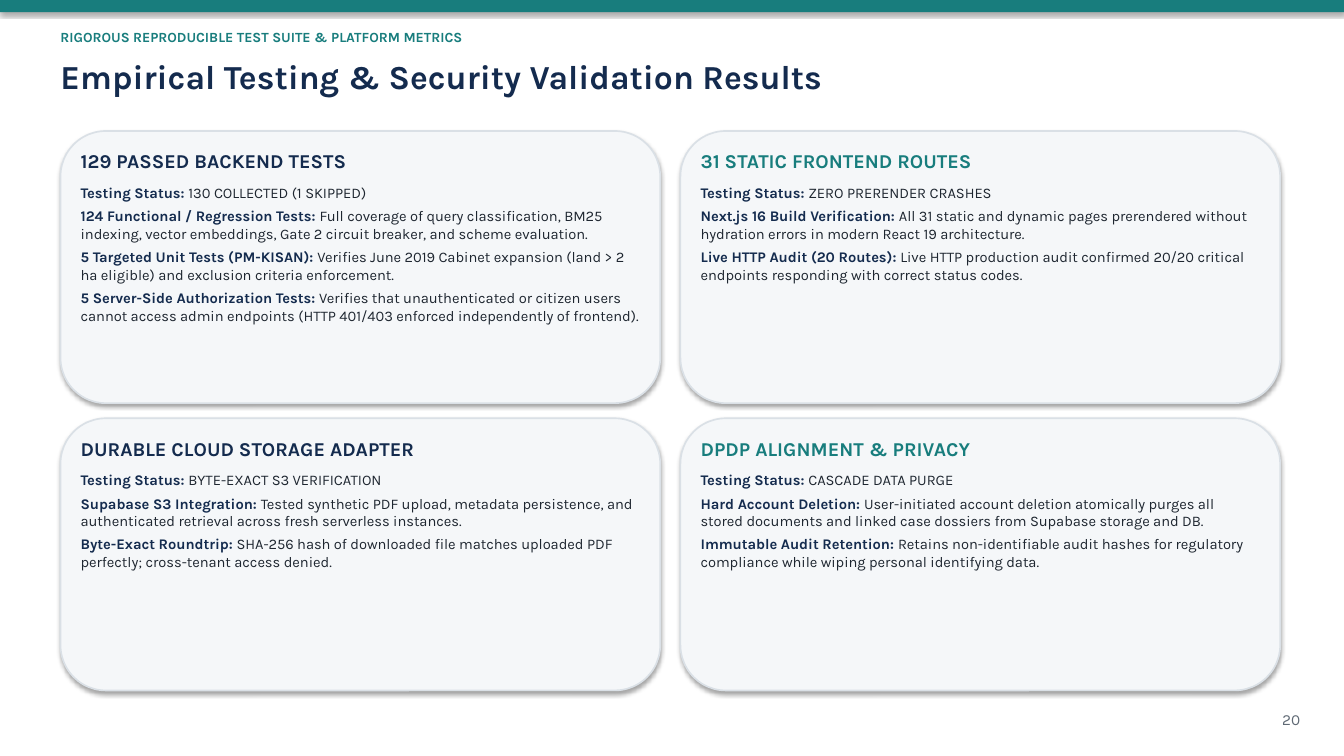
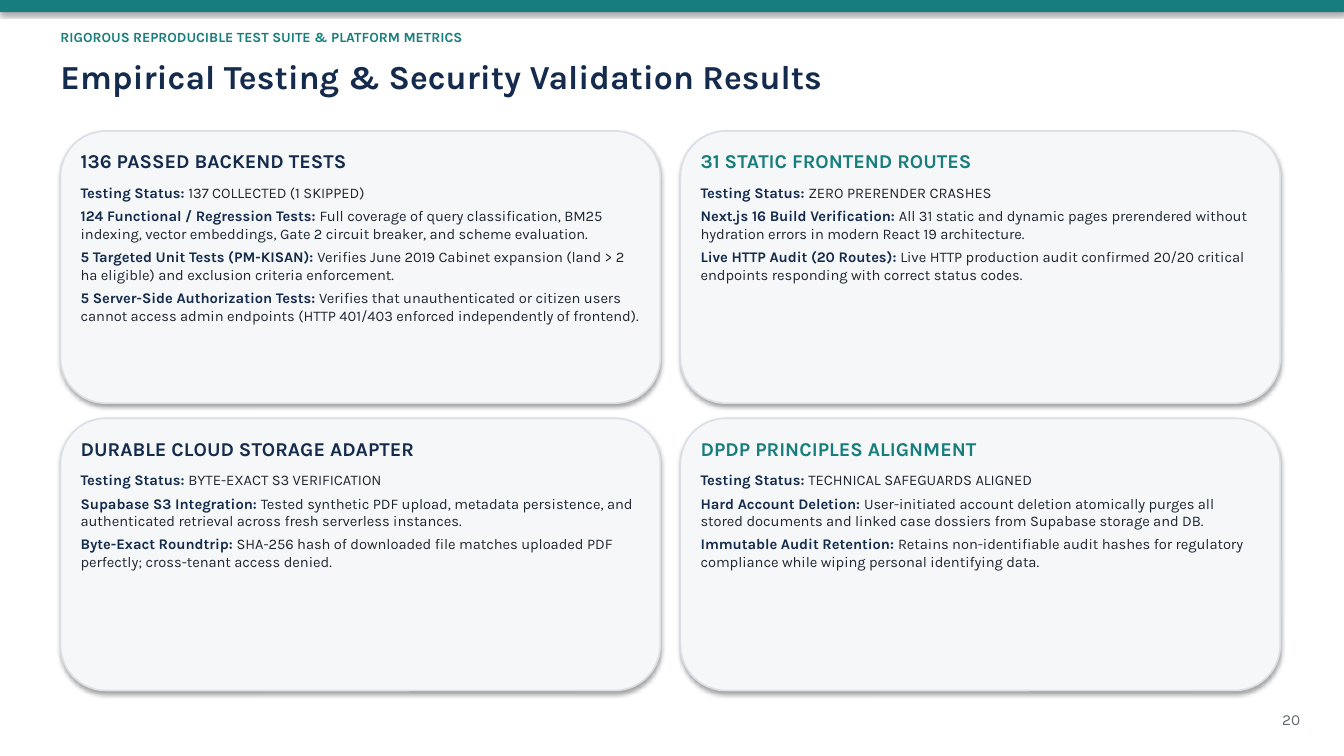
Before and after one commit to DEVANSHSAVLA/Finalyear_MajorProject, a slide deck: slide 20 of docs/review-2-submission/CivicSphere_AI_Review_2_Presentation.pptx. Drawn at 1344x756 pixels with LibreOffice and Linux fonts; fonts in the diff are those of the drawing. Boxes give left, top, right and bottom in pixels: in the first picture for what was removed or moved away, otherwise in the second. Text is boxed around its words. In the diff, an @@ line names an element or a change of style, - is before the commit and + after.

Commit message:
fix(review-2): finalize technical accuracy, latex reproducibility, and submission closure

```diff
--- a/docs/review-2-submission/CivicSphere_AI_Review_2_Presentation.pptx
+++ b/docs/review-2-submission/CivicSphere_AI_Review_2_Presentation.pptx
@@ text at (x1=81, y1=155, x2=364, y2=202): text changed @@
-129 PASSED BACKEND TESTS
-Testing Status: 130 COLLECTED (1 SKIPPED)
+136 PASSED BACKEND TESTS
+Testing Status: 137 COLLECTED (1 SKIPPED)
@@ text at (x1=701, y1=443, x2=1033, y2=489): text changed; text colour #187D7D to #1E2630 @@
-DPDP ALIGNMENT & PRIVACY
-Testing Status: CASCADE DATA PURGE
+DPDP PRINCIPLES ALIGNMENT
+Testing Status: TECHNICAL SAFEGUARDS ALIGNED
```
Also in this commit, not shown: 5 other slides changed, 30 other files.
